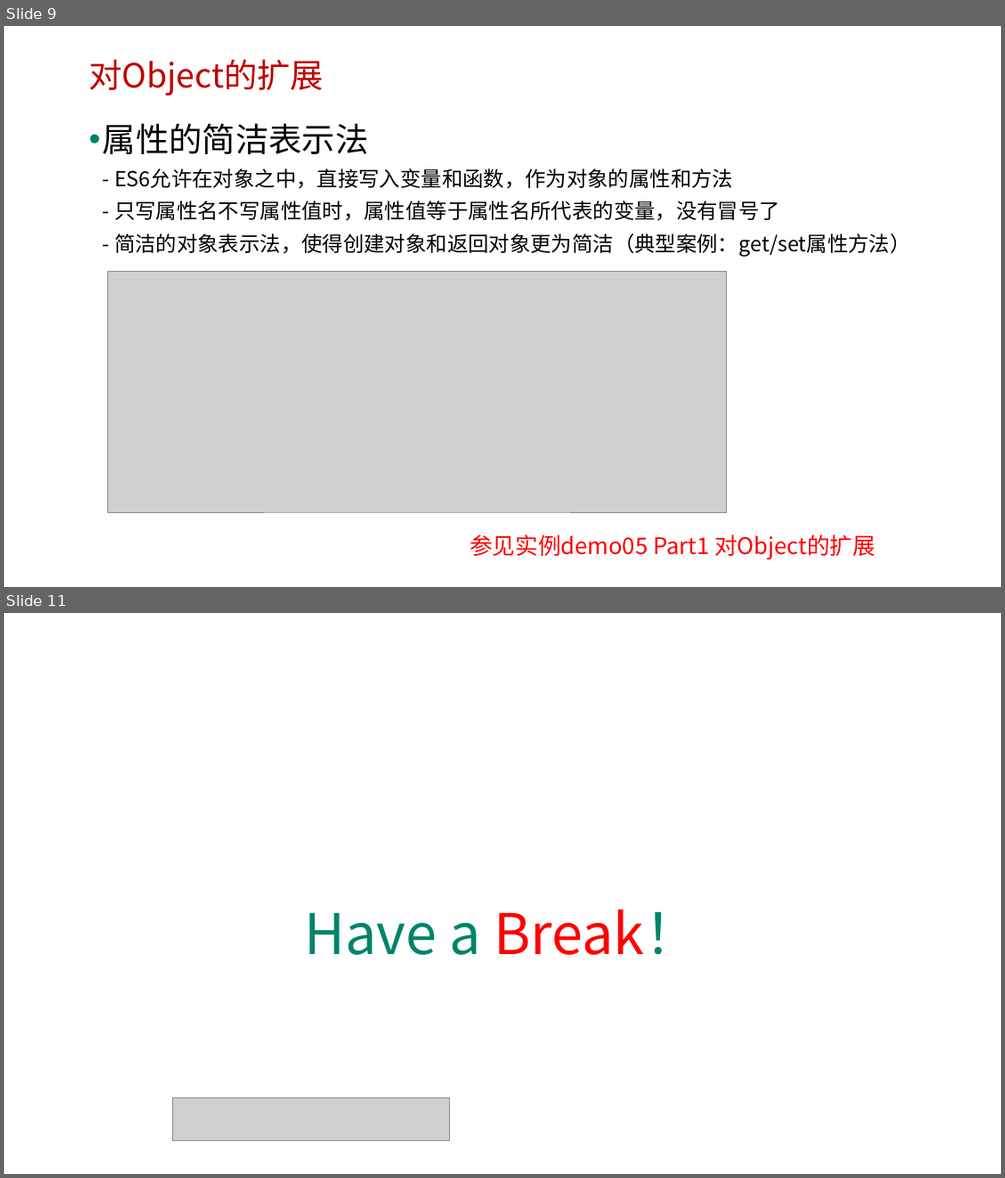
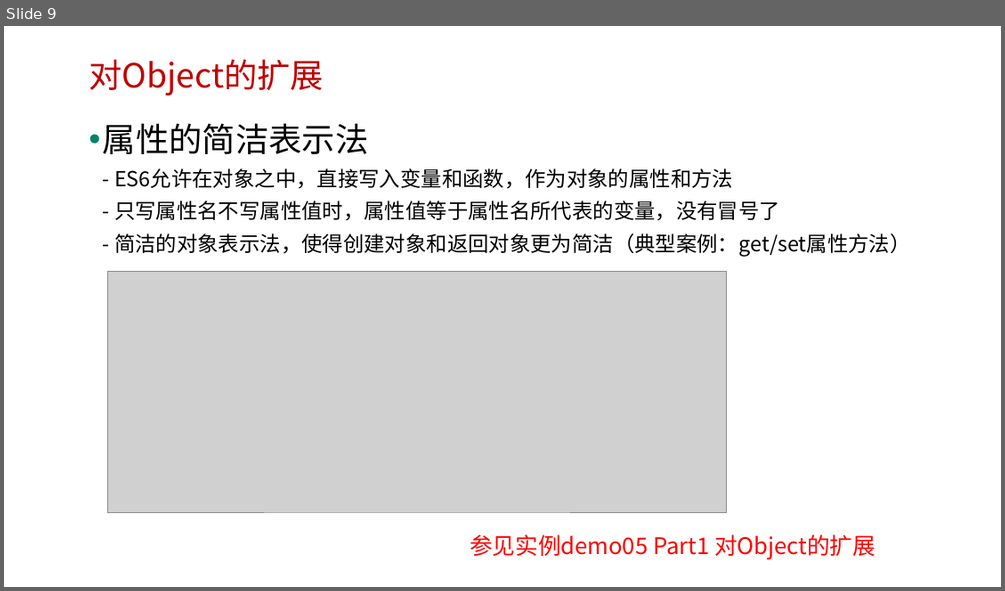
Before and after one commit to edu2act/course-javascript-advanced, a slide deck: 课程PPT/29.ES6对内置对象的扩展.pptx. Shown one above the other, each under a label of ours: slides 9 and 11 before the commit, slide 9 after it; the slides between them are not shown. The pictures are 1005x1178 and 1005x591 pixels, drawn with LibreOffice and Linux fonts; fonts in the diff are those of the drawing; grey boxes stand for pictures; background and template pictures are left out. Boxes give left, top, right and bottom in pixels: in the first picture for what was removed or moved away, otherwise in the second. Text is boxed around its words. In the diff, an @@ line names an element or a change of style, - is before the commit and + after.

```diff
--- a/课程PPT/29.ES6对内置对象的扩展.pptx
+++ b/课程PPT/29.ES6对内置对象的扩展.pptx
@@ slide 11 removed at bbox=[4, 613, 1001, 1174], background picture (left out) @@
@@ title removed at bbox=[305, 909, 700, 955] @@
-Have a Break！
@@ picture removed at bbox=[173, 1097, 450, 1141] @@
```
Also in this commit, not shown: 1 slide added, 8 other files.
